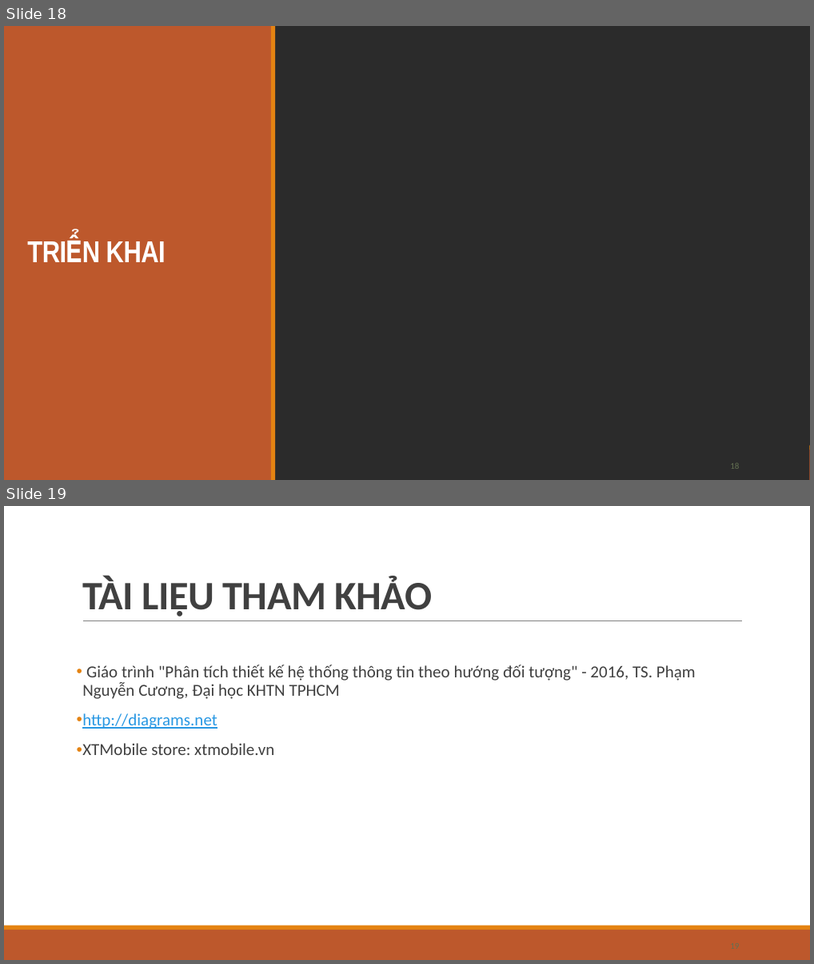
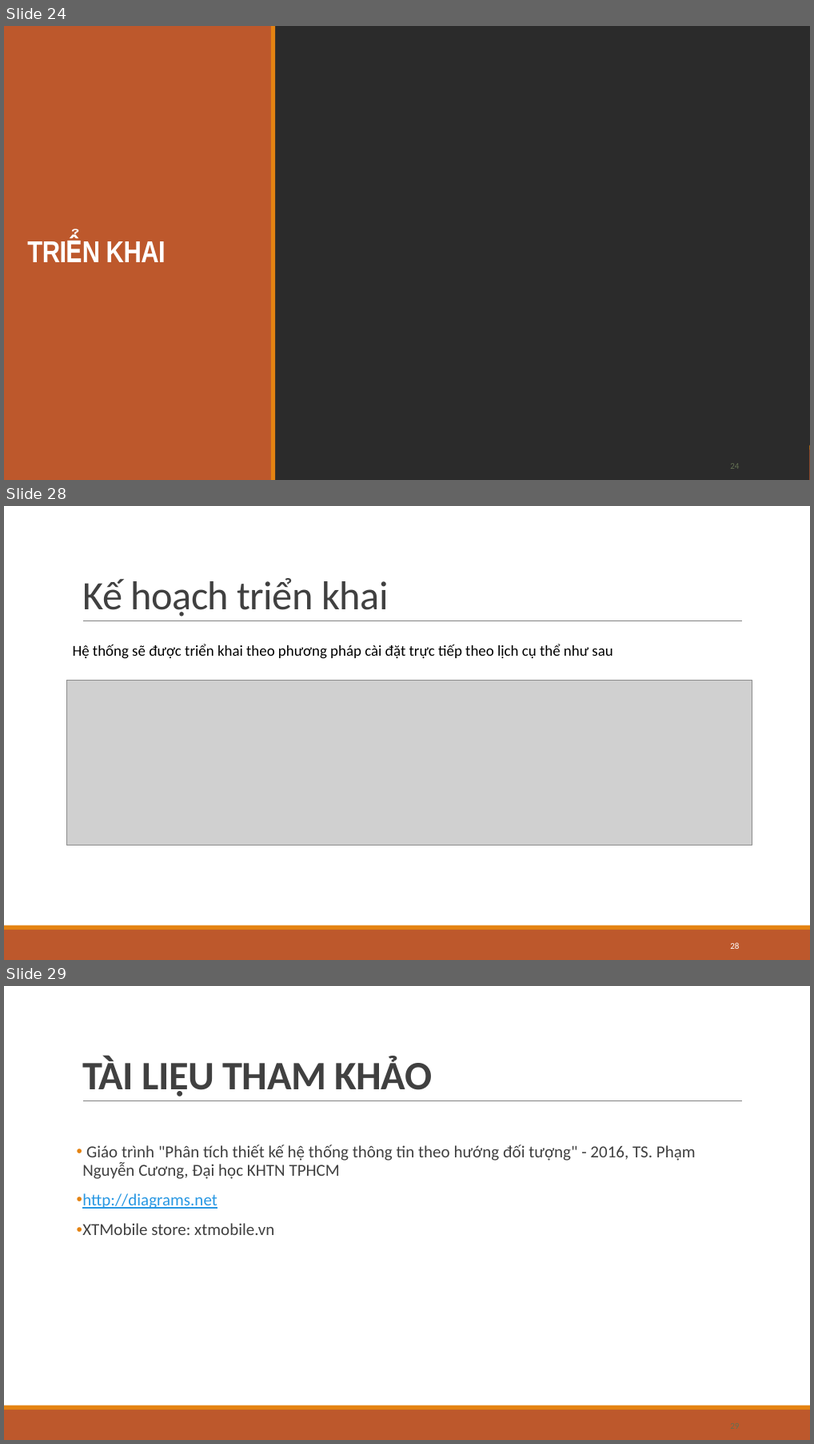
Before and after one commit to trandinhlam/master_2nd_semester, a slide deck: HoachDinhChienLuoc/DoAnHoachDinhChienLuoc.pptx. Shown one above the other, each under a label of ours: slides 18 and 19 before the commit, slides 24, 28 and 29 after it; the slides between them are not shown. The pictures are 814x964 and 814x1444 pixels, drawn with LibreOffice and Linux fonts; fonts in the diff are those of the drawing; grey boxes stand for pictures; background and template pictures are left out; a plain dark background stands for a picture behind light text. Boxes give left, top, right and bottom in pixels: in the first picture for what was removed or moved away, otherwise in the second. Text is boxed around its words. In the diff, an @@ line names an element or a change of style, - is before the commit and + after.

```diff
--- a/HoachDinhChienLuoc/DoAnHoachDinhChienLuoc.pptx
+++ b/HoachDinhChienLuoc/DoAnHoachDinhChienLuoc.pptx
@@ slide 28 added at [4, 506, 810, 960], background picture (left out); not listed: 3 template elements that a slide beside it also shows @@
@@ title added at [82, 578, 388, 616], 48 pt, text #404040 @@
+Kế hoạch triển khai
@@ text added at [73, 644, 613, 659], 18 pt, text #000000 @@
+Hệ thống sẽ được triển khai theo phương pháp cài đặt trực tiếp theo lịch cụ thể như sau
@@ picture added at [66, 680, 752, 844] @@
@@ page number added at [730, 942, 739, 948], 10.5 pt, text #FFFFFF @@
+28
@@ what was slide 18 is now slide 24 @@
@@ what was slide 19 is now slide 29 @@
```
Also in this commit, not shown: 2 slides changed, 10 other slides added, 1 slide removed, 2 other files.
